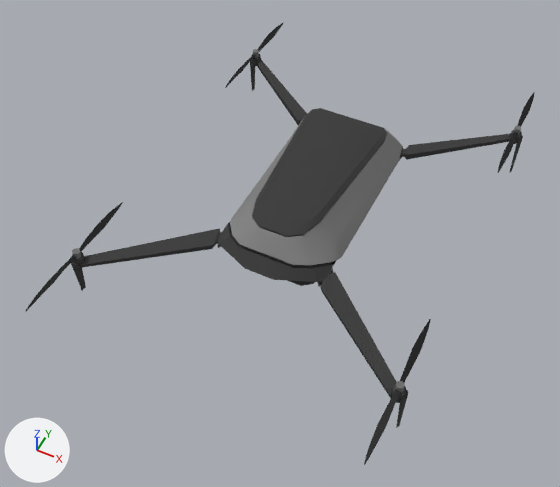
One commit to the Blender file assets/models/drones/drone.blend: the scene before it, then after it.
The view is the same before and after, from a 50 mm camera at (1.95, -4.57, 4.89) aimed at (-0.13, -0.41, -0.31). Every picture has the same lights, and +X, +Y and +Z are marked at lower left.
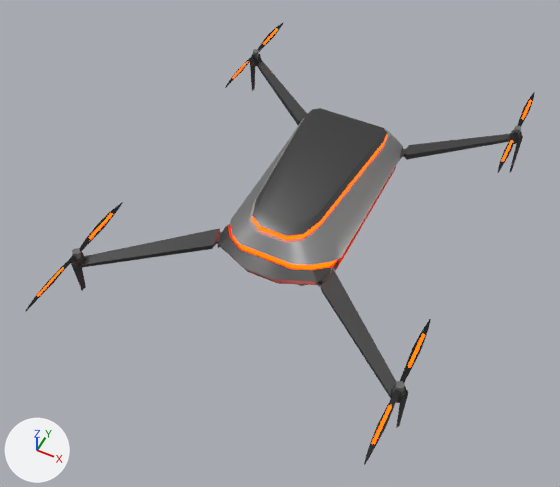
Patch to the scene script:
```diff
--- a/assets/models/drones/drone.blend.py
+++ b/assets/models/drones/drone.blend.py
@@ me_cube_001 @@
-me_cube_001.from_pydata(...)  # 416 vertices, 415 faces; spans x -1.4..1.4, y -1.63..1.6, z -0.31..0.33
+me_cube_001.from_pydata(...)  # 529 vertices, 527 faces; spans x -1.4..1.4, y -1.63..1.6, z -0.31..0.33
+# me_cube_001 part 1: 57 vertices moved from x -0.5..0.52, y -0.94..0.82, z -0.04..0.29 to x -0.5..0.52, y -0.94..0.82, z -0.07..0.26; 3 vertices removed from x -0.48..0.48, y -0.67..0.8, z -0.03..-0.02; 116 vertices added at x -1.38..1.38, y -1.63..0.8, z -0.31..0.03
+# me_cube_001 part 2: 357 kept faces spanning x -1.4..1.4, y -1.63..1.6, z -0.31..0.33 get new texture (UV) coordinates
 me_cube_001.materials.append(mat_pixpal)
@@ me_cube_002 @@
 # used by ob_cube_001; parent = ob_fan; location = (0.0, 0.0, 0.0)
-me_cube_002.from_pydata(...)  # 36 vertices, 34 faces; spans x -1.435..-1.375, y 1.58..2.224, z 0.098..0.118
+me_cube_002.from_pydata(...)  # 52 vertices, 48 faces; spans x -1.435..-1.375, y 1.58..2.224, z 0.098..0.118
+# me_cube_002 part 3
+# 4 vertices are removed from x -1.403..-1.402, y 1.741..1.902, z 0.105..0.11
+# 18 faces are deleted
+# 20 vertices are added at x -1.426..-1.384, y 1.729..2.062, z 0.101..0.118
+# 32 new faces join them
 me_cube_002.materials.append(mat_pixpal)
@@ me_cube_004 @@
 # used by ob_cube_003; parent = ob_fan_001; location = (0.0, 0.0, 0.0)
-me_cube_004.from_pydata(...)  # 36 vertices, 34 faces; spans x -1.435..-1.375, y -1.56..-0.916, z 0.098..0.118
+me_cube_004.from_pydata(...)  # 52 vertices, 48 faces; spans x -1.435..-1.375, y -1.56..-0.916, z 0.098..0.118
+# me_cube_004 part 4
+# 4 vertices are removed from x -1.403..-1.402, y -1.399..-1.238, z 0.105..0.11
+# 18 faces are deleted
+# 20 vertices are added at x -1.426..-1.384, y -1.411..-1.078, z 0.101..0.118
+# 32 new faces join them
 me_cube_004.materials.append(mat_pixpal)
@@ me_cube_005 @@
 # used by ob_cube_004; parent = ob_fan_001; location = (0.0, 0.0, 0.0)
-me_cube_005.from_pydata(...)  # 36 vertices, 34 faces; spans x -1.435..-1.375, y -2.245..-1.602, z 0.098..0.118
+me_cube_005.from_pydata(...)  # 52 vertices, 48 faces; spans x -1.435..-1.375, y -2.245..-1.602, z 0.098..0.118
+# me_cube_005 part 5
+# 4 vertices are removed from x -1.408..-1.407, y -1.923..-1.762, z 0.105..0.11
+# 18 faces are deleted
+# 20 vertices are added at x -1.426..-1.384, y -2.083..-1.75, z 0.101..0.118
+# 32 new faces join them
 me_cube_005.materials.append(mat_pixpal)
@@ me_cube_010 @@
 # used by ob_cube_005; parent = ob_fan_002; location = (0.0, 0.0, 0.0)
-me_cube_010.from_pydata(...)  # 36 vertices, 34 faces; spans x 1.37..1.431, y 1.58..2.224, z 0.098..0.118
+me_cube_010.from_pydata(...)  # 52 vertices, 48 faces; spans x 1.37..1.431, y 1.58..2.224, z 0.098..0.118
+# me_cube_010 part 6
+# 4 vertices are removed from x 1.403, y 1.741..1.902, z 0.105..0.11
+# 18 faces are deleted
+# 20 vertices are added at x 1.379..1.422, y 1.729..2.062, z 0.101..0.118
+# 32 new faces join them
 me_cube_010.materials.append(mat_pixpal)
@@ me_cube_011 @@
 # used by ob_cube_006; parent = ob_fan_002; location = (0.0, 0.0, 0.0)
-me_cube_011.from_pydata(...)  # 36 vertices, 34 faces; spans x 1.37..1.431, y 0.895..1.538, z 0.098..0.118
+me_cube_011.from_pydata(...)  # 52 vertices, 48 faces; spans x 1.37..1.431, y 0.895..1.538, z 0.098..0.118
+# me_cube_011 part 7
+# 4 vertices are removed from x 1.398..1.399, y 1.216..1.377, z 0.105..0.11
+# 18 faces are deleted
+# 20 vertices are added at x 1.379..1.422, y 1.057..1.39, z 0.101..0.118
+# 32 new faces join them
 me_cube_011.materials.append(mat_pixpal)
@@ me_cube_012 @@
 # used by ob_cube_009; parent = ob_fan_004; location = (0.0, 0.0, 0.0)
-me_cube_012.from_pydata(...)  # 36 vertices, 34 faces; spans x 1.37..1.431, y -1.558..-0.914, z 0.098..0.118
+me_cube_012.from_pydata(...)  # 52 vertices, 48 faces; spans x 1.37..1.431, y -1.558..-0.914, z 0.098..0.118
+# me_cube_012 part 8
+# 4 vertices are removed from x 1.403, y -1.397..-1.236, z 0.105..0.11
+# 18 faces are deleted
+# 20 vertices are added at x 1.379..1.422, y -1.41..-1.077, z 0.101..0.118
+# 32 new faces join them
 me_cube_012.materials.append(mat_pixpal)
@@ me_cube_013 @@
 # used by ob_cube_010; parent = ob_fan_004; location = (0.0, 0.0, 0.0)
-me_cube_013.from_pydata(...)  # 36 vertices, 34 faces; spans x 1.37..1.431, y -2.244..-1.6, z 0.098..0.118
+me_cube_013.from_pydata(...)  # 52 vertices, 48 faces; spans x 1.37..1.431, y -2.244..-1.6, z 0.098..0.118
+# me_cube_013 part 9
+# 4 vertices are removed from x 1.398..1.399, y -1.922..-1.761, z 0.105..0.11
+# 18 faces are deleted
+# 20 vertices are added at x 1.379..1.422, y -2.081..-1.749, z 0.101..0.118
+# 32 new faces join them
 me_cube_013.materials.append(mat_pixpal)
```

Where the change shows, as pixel boxes [x1, y1, x2, y2] in the pictures (560 x 487 px):
part 1 of me_cube_001, built on
    before: [219, 108, 390, 282]
    after: [80, 118, 396, 397]
part 2 of me_cube_001, surface changed
    both: [84, 63, 511, 394]
part 3 of me_cube_002, built on
    both: [259, 25, 281, 48]
part 4 of me_cube_004, built on
    both: [85, 209, 117, 244]
part 5 of me_cube_005, built on
    both: [34, 264, 67, 300]
part 6 of me_cube_010, built on
    both: [519, 95, 534, 123]
part 7 of me_cube_011, built on
    both: [499, 137, 516, 165]
part 8 of me_cube_012, built on
    both: [404, 330, 428, 371]
part 9 of me_cube_013, built on
    both: [369, 401, 395, 448]
